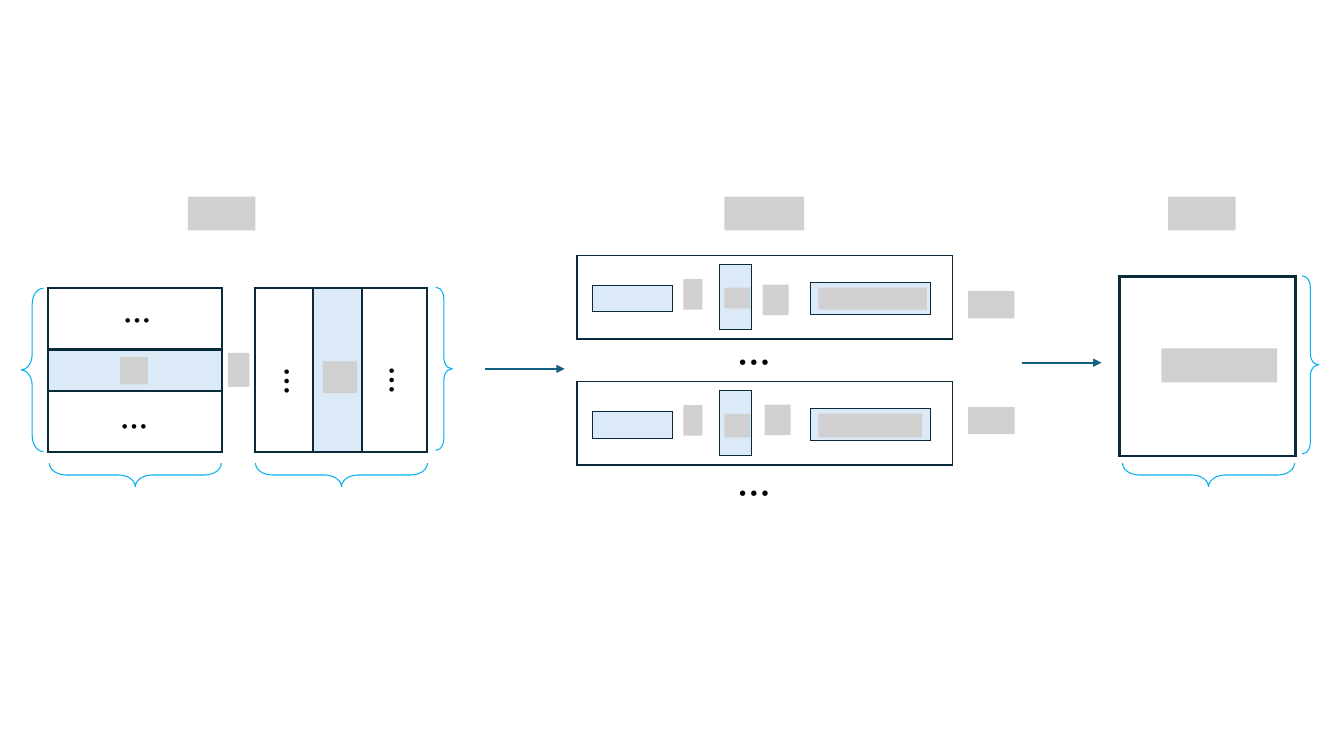
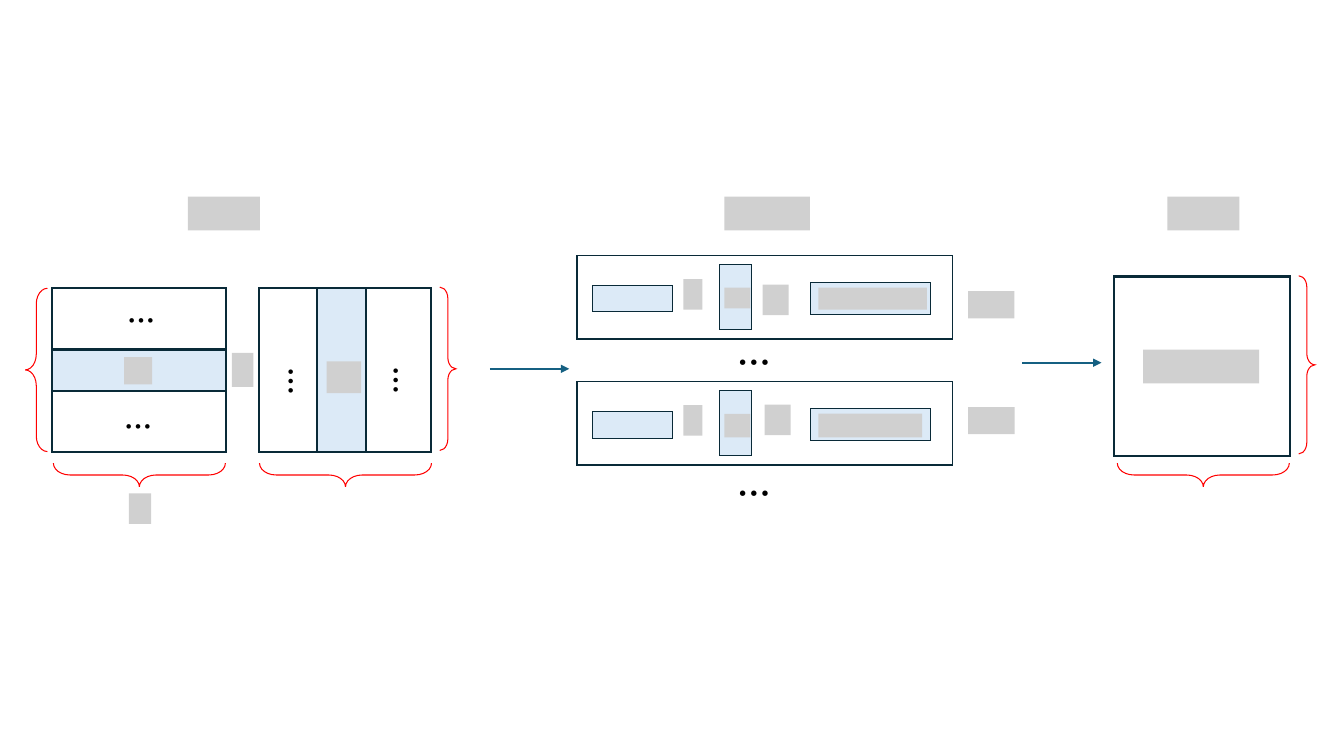
Before and after one commit to innovation-cat/innovation-cat.github.io, a slide deck: slide 5 of images/posts/2025-03-28-blog-post/新建 Microsoft PowerPoint 演示文稿.pptx. Drawn at 1344x756 pixels with LibreOffice and Linux fonts; fonts in the diff are those of the drawing; grey boxes stand for pictures; background and template pictures are left out. Boxes give left, top, right and bottom in pixels: in the first picture for what was removed or moved away, otherwise in the second. Text is boxed around its words. In the diff, an @@ line names an element or a change of style, - is before the commit and + after.

```diff
--- a/images/posts/2025-03-28-blog-post/新建 Microsoft PowerPoint 演示文稿.pptx
+++ b/images/posts/2025-03-28-blog-post/新建 Microsoft PowerPoint 演示文稿.pptx
@@ picture: place and size @@
-picture at <box>188,197,255,231</box>
+picture at <box>188,197,259,231</box>
@@ picture: place and size @@
-picture at <box>725,197,805,231</box>
+picture at <box>725,197,811,231</box>
@@ 4 rounded rectangles, 4 texts, 4 left braces, 3 pictures, 1 arrow: place and size @@
-4 rounded rectangles, 4 texts, 4 left braces, 3 pictures, 1 arrow at <box>21,287,565,487</box>
+4 rounded rectangles, 4 texts, 4 left braces, 3 pictures, 1 arrow at <box>25,287,570,487</box>
@@ picture: place and size @@
-picture at <box>1162,349,1277,383</box>
+picture at <box>1143,350,1259,384</box>
@@ 2 left braces, 1 rounded rectangle: place and size @@
-2 left braces, 1 rounded rectangle at <box>1120,276,1319,487</box>
+2 left braces, 1 rounded rectangle at <box>1115,276,1315,487</box>
@@ outline #00B0F0 0.75 pt to #FF0000 0.75 pt in 6 elements at <box>260,463,432,487</box>, <box>440,287,456,451</box>, <box>54,463,226,487</box>, <box>25,288,47,452</box>, <box>1299,276,1315,455</box>, <box>1118,463,1290,487</box> @@
@@ picture added at <box>129,493,151,523</box> @@
```
Also in this commit, not shown: 2 slides added, 1 slide removed, 5 other files.
